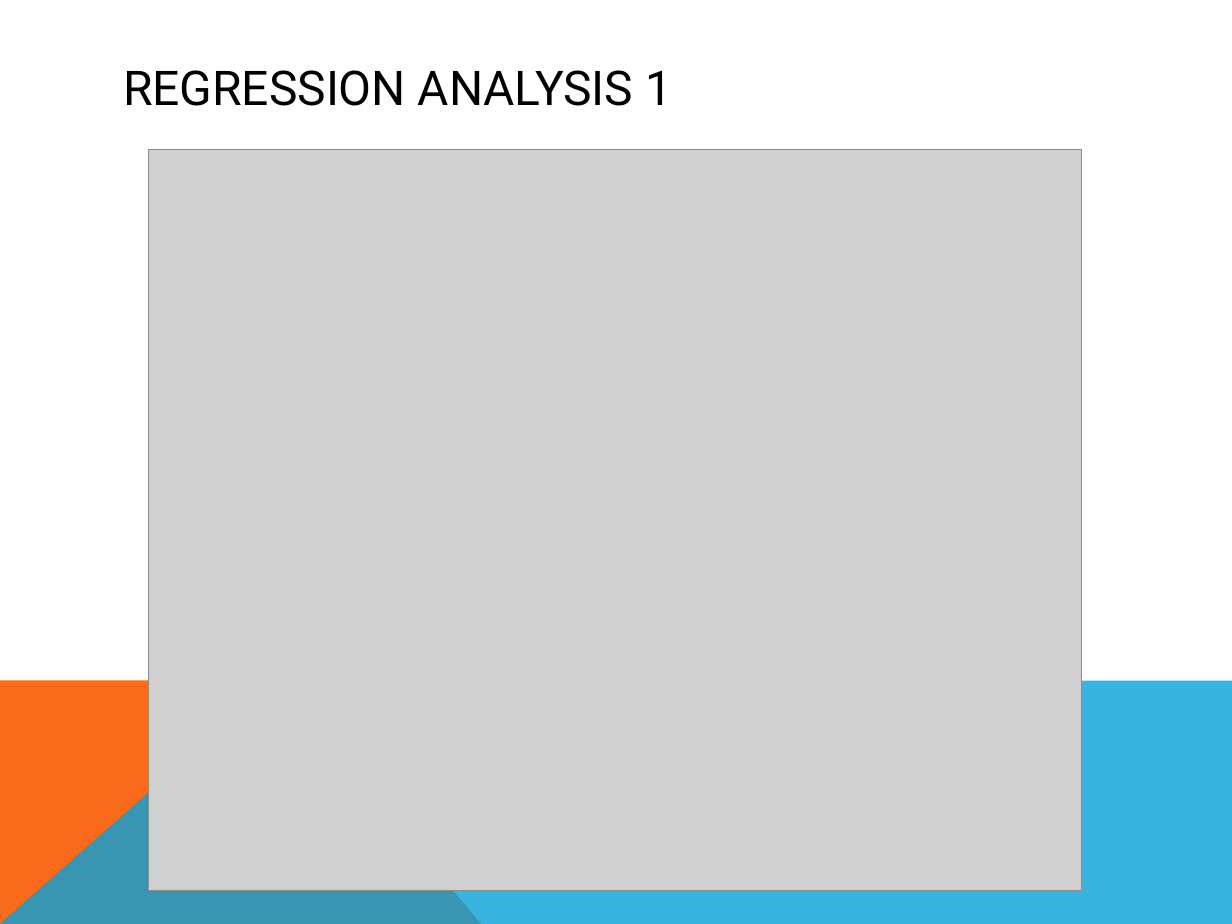
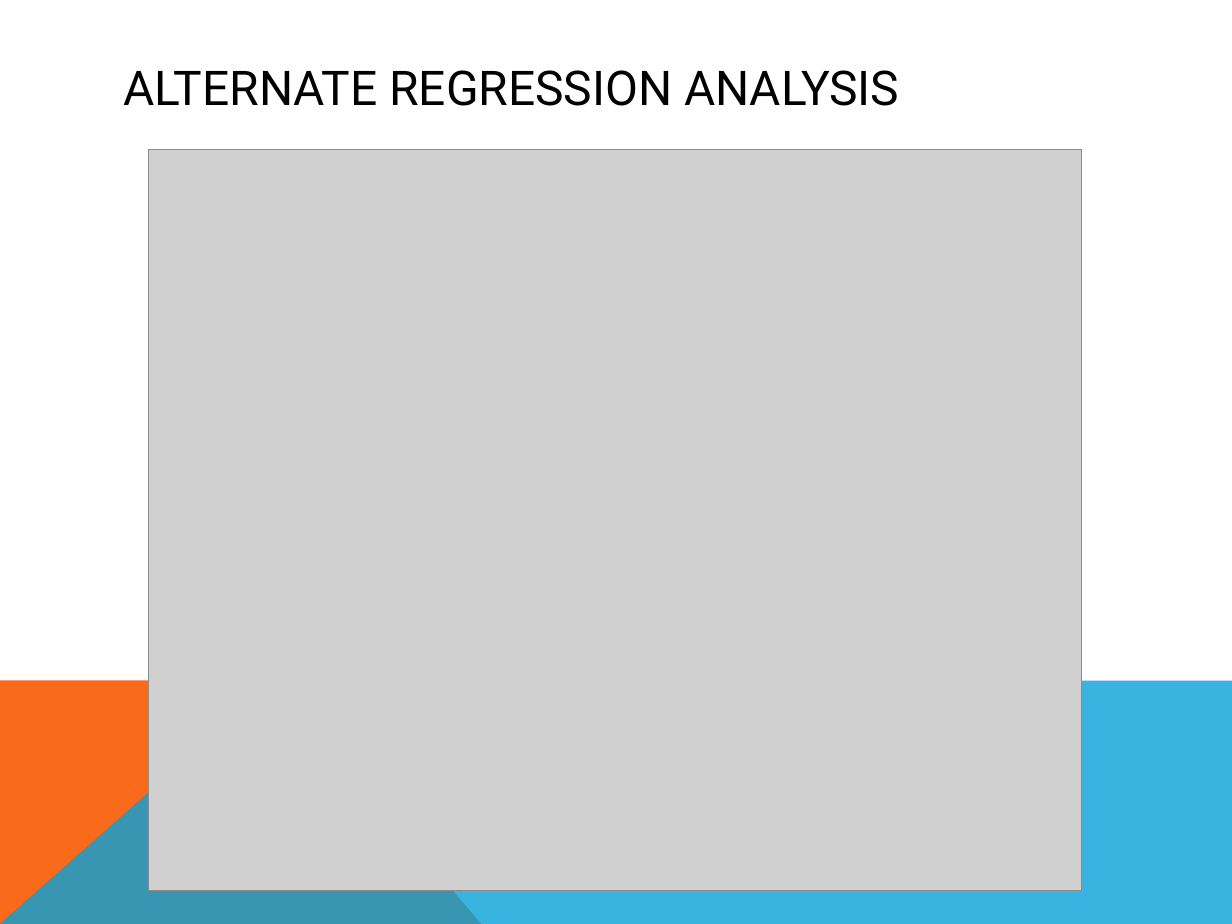
Before and after one commit to lkim016/Demo, a slide deck: slide 7 of Presentation1.pptx. Drawn at 1232x924 pixels with LibreOffice and Linux fonts; fonts in the diff are those of the drawing; grey boxes stand for pictures. Boxes give left, top, right and bottom in pixels: in the first picture for what was removed or moved away, otherwise in the second. Text is boxed around its words. In the diff, an @@ line names an element or a change of style, - is before the commit and + after.

```diff
--- a/Presentation1.pptx
+++ b/Presentation1.pptx
@@ title at <box>123,70,899,106</box>: text changed @@
-REGRESSION ANALYSIS 1
+ALTERNATE REGRESSION ANALYSIS
```
Also in this commit, not shown: 2 other slides changed.
